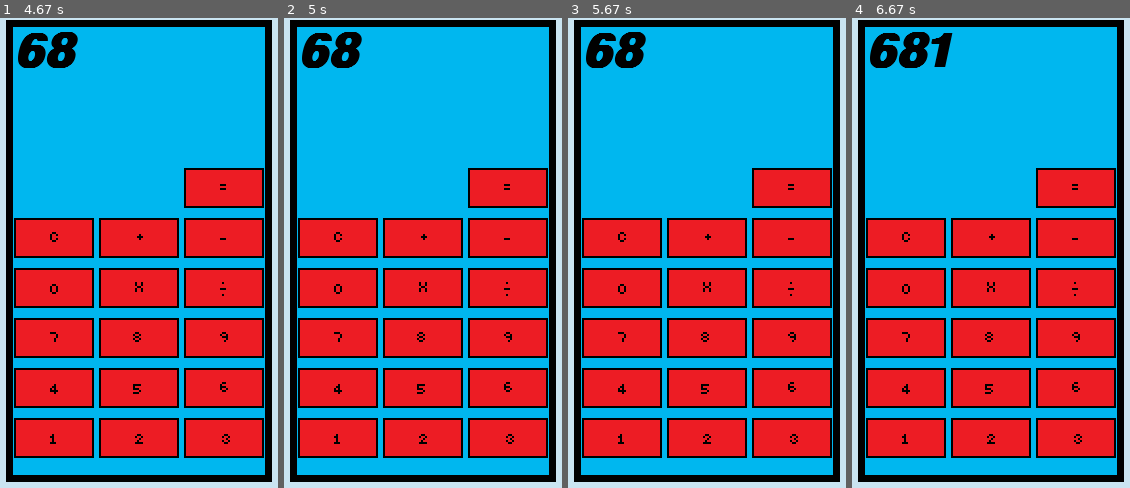
Above: before the commit, frames 1-4 (left to right).
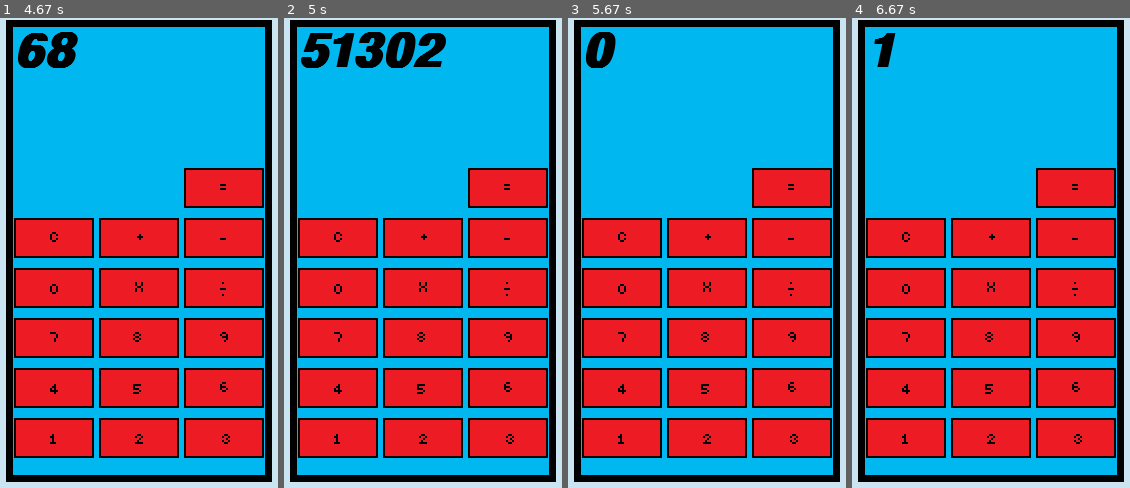
Above: after the commit, the same moments.

Repository: JustSch/calculator_pygame
Game: pygame game, started from calculator.py
Two runs of this game, one before a commit and one after it. Both use one fixed random seed, a clock stepped at 60 frames per second and the inputs below.
Inputs (mouse positions are in pixels of both pictures, inside the frame that each line leads up to):
- Up to frame 1 (4.67 s): click "0" at 0.38 s; click (172, 271) at 0.72 s; click (225, 238) at 1.05 s; click "0" at 1.38 s; click (139, 389) at 1.72 s; click (52, 436) at 2.05 s; click (139, 436) at 2.38 s; click (225, 436) at 2.72 s; click (52, 389) at 3.05 s; click "51234" at 3.38 s; click "0" at 3.72 s; click (225, 389) at 4.05 s; click (175, 356) at 4.38 s
- Up to frame 2 (5 s): click (473, 177) at 4.72 s
- Up to frame 3 (5.67 s): click (757, 224) at 5.05 s; click (793, 238) at 5.38 s
- Up to frame 4 (6.67 s): click (1057, 304) at 5.72 s; click (904, 436) at 6.55 s

Frame 1 is identical in both runs. In frame 2, 2.2% of the frame differs, in the area x 6-59%, y 2-11%; in frame 3, 0.8%; in frame 4, 1.4%.

Commit message:
calculation fix and added functionality to all operations

Diff:
--- a/calculator.py
+++ b/calculator.py
@@ -121,16 +121,18 @@
     screen.blit(img, (x, y))
 
 def do_calculation(first_num, second_num,addition,subtraction,multiplication,division):
-        answer = 0
+
         if addition:
-           answer = first_num + second_num
+           first_num = first_num + second_num
         if subtraction:
-            answer = first_num - second_num
+            first_num = first_num - second_num
         if multiplication:
-            answer = first_num * second_num
+            first_num = first_num * second_num
         if division:
-            answer = first_num / second_num
-        return answer
+            #handle division by zero error here
+            first_num = first_num / second_num
+
+        return first_num
 
 while run:
 
@@ -214,8 +216,11 @@
 
     if calculator_button_10.draw(screen):
         print('Plus pressed')
-        # if op_pressed:
-        #  do_op
+        if first_num == 0:
+            first_num = display_num
+        elif second_num == 0:
+            second_num = display_num
+        display_num = do_calculation(first_num, second_num, addition, subtraction, multiplication, division)
         addition = True
         subtraction = False
         multiplication = False
@@ -224,9 +229,49 @@
         second_num = 0
         display_num = 0
 
-    calculator_button_11.draw(screen)
-    calculator_button_14.draw(screen)
-    calculator_button_13.draw(screen)
+    if calculator_button_11.draw(screen):
+        print('Minus pressed')
+        if first_num == 0:
+            first_num = display_num
+        elif second_num == 0:
+            second_num = display_num
+        display_num = do_calculation(first_num, second_num, addition, subtraction, multiplication, division)
+        addition = False
+        subtraction = True
+        multiplication = False
+        division = False
+        first_num = display_num
+        second_num = 0
+        display_num = 0
+    if calculator_button_14.draw(screen):
+        print('Times pressed')
+        if first_num == 0:
+            first_num = display_num
+        elif second_num == 0:
+            second_num = display_num
+        display_num = do_calculation(first_num, second_num, addition, subtraction, multiplication, division)
+        addition = False
+        subtraction = False
+        multiplication = True
+        division = False
+        first_num = display_num
+        second_num = 0
+        display_num = 0
+
+    if calculator_button_13.draw(screen):
+        print('Divide pressed')
+        if first_num == 0:
+            first_num = display_num
+        elif second_num == 0:
+            second_num = display_num
+        display_num = do_calculation(first_num, second_num, addition, subtraction, multiplication, division)
+        addition = False
+        subtraction = False
+        multiplication = False
+        division = True
+        first_num = display_num
+        second_num = 0
+        display_num = 0
     if calculator_button_12.draw(screen):
         # if op_pressed:
         #  do_op # for each operation
